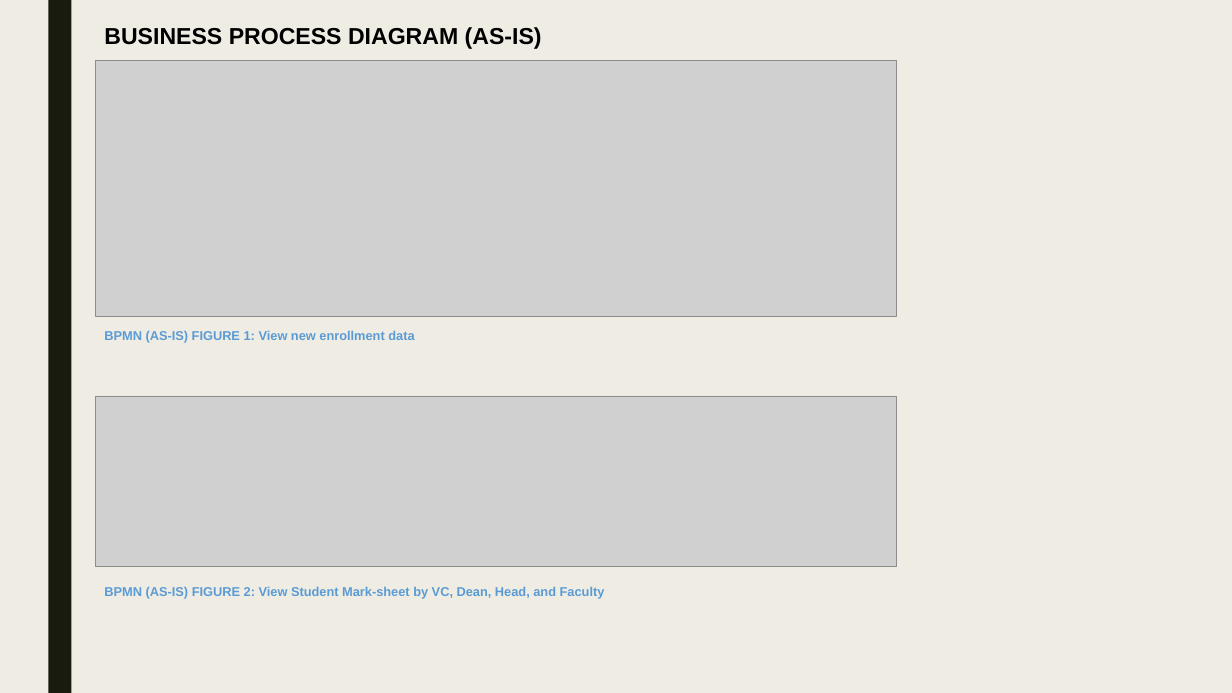
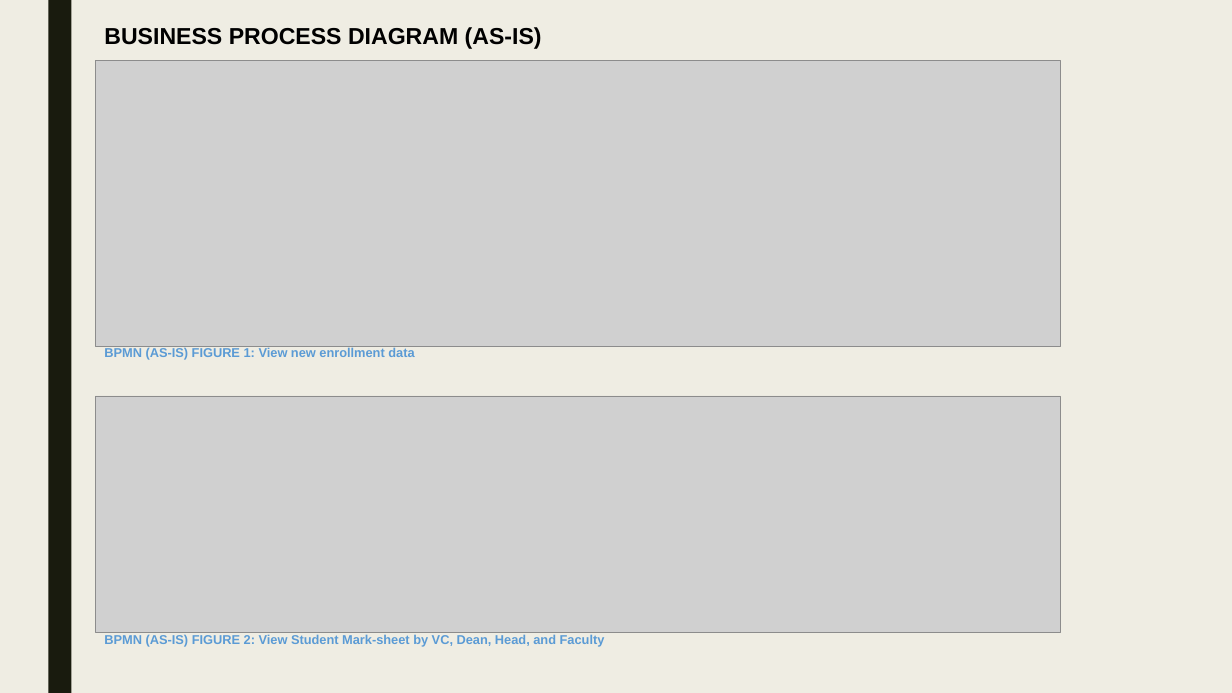
Before and after one commit to moon672/cse-303-1-spring-2021-group-3, a slide deck: slide 12 of Report/PRESENTATION/New Microsoft PowerPoint Presentation.pptx. Drawn at 1232x693 pixels with LibreOffice and Linux fonts; fonts in the diff are those of the drawing; grey boxes stand for pictures. Boxes give left, top, right and bottom in pixels: in the first picture for what was removed or moved away, otherwise in the second. Text is boxed around its words. In the diff, an @@ line names an element or a change of style, - is before the commit and + after.

```diff
--- a/Report/PRESENTATION/New Microsoft PowerPoint Presentation.pptx
+++ b/Report/PRESENTATION/New Microsoft PowerPoint Presentation.pptx
@@ picture: place and size @@
-picture at (95, 61, 897, 317)
+picture at (95, 61, 1061, 347)
@@ text "BPMN (AS-IS) FIGURE 1: View ...": place and size @@
-text "BPMN (AS-IS) FIGURE 1: View ..." at (104, 330, 414, 343)
+text "BPMN (AS-IS) FIGURE 1: View ..." at (104, 347, 414, 360)
@@ picture: place and size @@
-picture at (95, 396, 897, 567)
+picture at (95, 396, 1061, 633)
@@ text "BPMN (AS-IS) FIGURE 2: View ...": place and size @@
-text "BPMN (AS-IS) FIGURE 2: View ..." at (104, 586, 605, 599)
+text "BPMN (AS-IS) FIGURE 2: View ..." at (104, 634, 605, 647)
```
Also in this commit, not shown: 7 other slides changed, 2 slides added, 1 slide removed, 1 other file.
